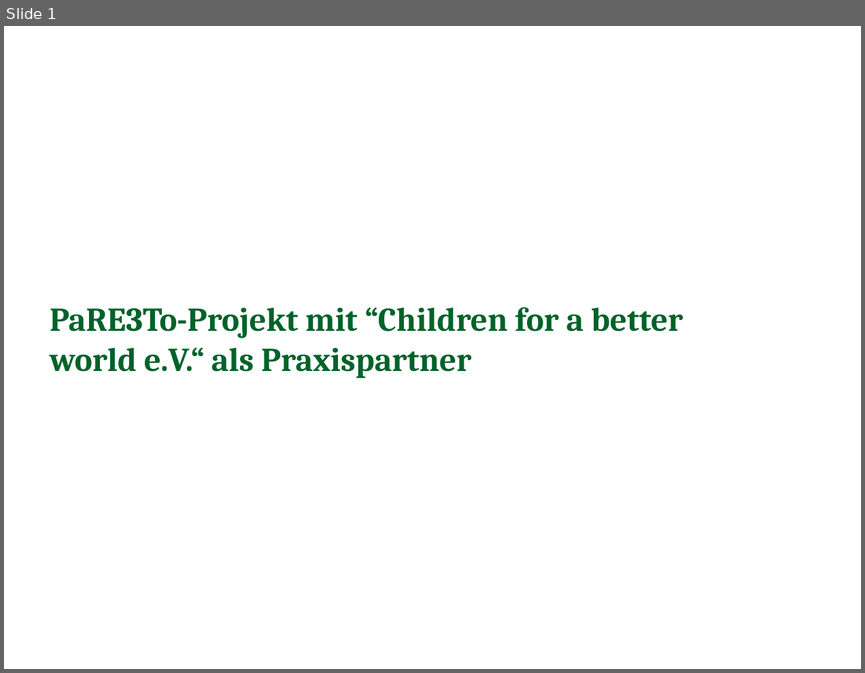
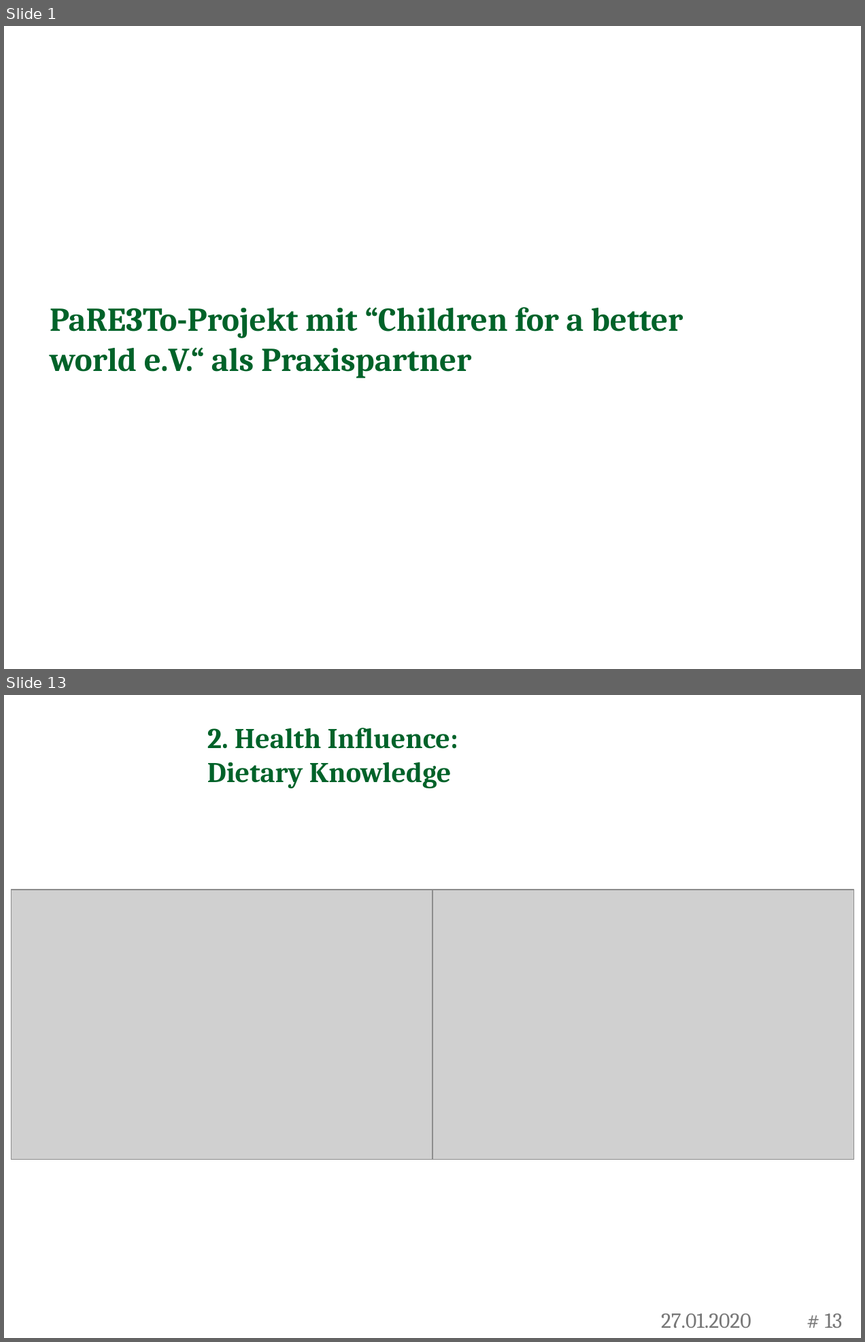
Before and after one commit to RafaelSchuetz/Pareto, a slide deck: CHILDREN/Zwischenkolloquien/2. Zwischentreffen Präsentation.pptx. Shown one above the other, each under a label of ours: slide 1 before the commit, slides 1 and 13 after it; the slides between them are not shown. The pictures are 865x673 and 865x1342 pixels, drawn with LibreOffice and Linux fonts; fonts in the diff are those of the drawing; grey boxes stand for pictures; background and template pictures are left out. Boxes give left, top, right and bottom in pixels: in the first picture for what was removed or moved away, otherwise in the second. Text is boxed around its words. In the diff, an @@ line names an element or a change of style, - is before the commit and + after.

```diff
--- a/CHILDREN/Zwischenkolloquien/2. Zwischentreffen Präsentation.pptx
+++ b/CHILDREN/Zwischenkolloquien/2. Zwischentreffen Präsentation.pptx
@@ slide 13 added at (4, 695, 861, 1338), background picture (left out) @@
@@ title added at (207, 728, 458, 789), 24 pt, text #006229, bold @@
+2. Health Influence: Dietary Knowledge
@@ picture added at (11, 889, 432, 1159) @@
@@ picture added at (432, 889, 854, 1159) @@
@@ text added at (661, 1313, 751, 1327), 18 pt, text #777777 @@
+27.01.2020
@@ page number added at (825, 1313, 842, 1327), 18 pt, text #777777 @@
+# 13
```
Also in this commit, not shown: 6 slides changed, 13 other slides added, 2 slides removed, 11 other files.
